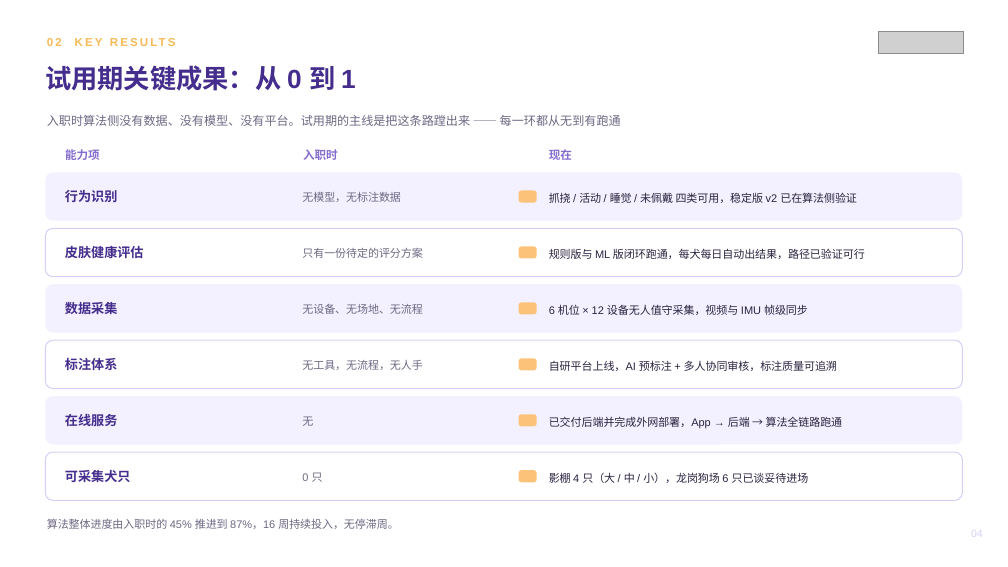
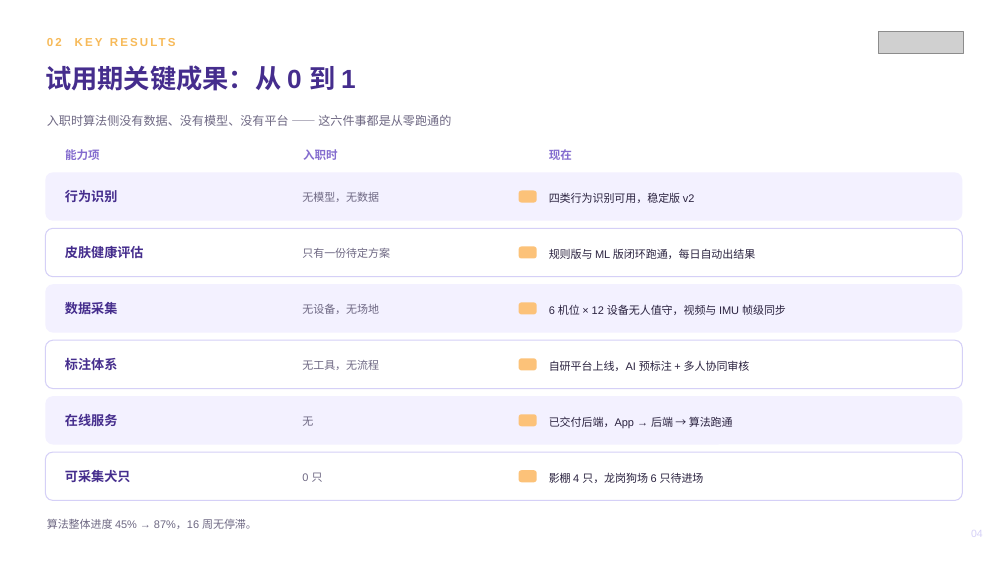
Before and after one commit to zhuyetuo/workplace_soft_skills, a slide deck: slide 4 of 转正述职/转正述职报告-朱业拓.pptx. Drawn at 1008x567 pixels with LibreOffice and Linux fonts; fonts in the diff are those of the drawing; grey boxes stand for pictures. Boxes give left, top, right and bottom in pixels: in the first picture for what was removed or moved away, otherwise in the second. Text is boxed around its words. In the diff, an @@ line names an element or a change of style, - is before the commit and + after.

```diff
--- a/转正述职/转正述职报告-朱业拓.pptx
+++ b/转正述职/转正述职报告-朱业拓.pptx
@@ text at box(47, 115, 451, 126): text changed @@
-入职时算法侧没有数据、没有模型、没有平台。试用期的主线是把这条路蹚出来 —— 每一环都从无到有跑通
+入职时算法侧没有数据、没有模型、没有平台 —— 这六件事都是从零跑通的
@@ text at box(302, 192, 379, 202): text changed @@
-无模型，无标注数据
+无模型，无数据
@@ text at box(549, 192, 695, 203): text changed @@
-抓挠 / 活动 / 睡觉 / 未佩戴 四类可用，稳定版 v2 已在算法侧验证
+四类行为识别可用，稳定版 v2
@@ text at box(302, 248, 390, 258): text changed @@
-只有一份待定的评分方案
+只有一份待定方案
@@ text at box(549, 248, 755, 259): text changed @@
-规则版与 ML 版闭环跑通，每犬每日自动出结果，路径已验证可行
+规则版与 ML 版闭环跑通，每日自动出结果
@@ text at box(302, 304, 379, 314): text changed @@
-无设备、无场地、无流程
+无设备，无场地
@@ text at box(549, 304, 786, 315): text changed @@
-6 机位 × 12 设备无人值守采集，视频与 IMU 帧级同步
+6 机位 × 12 设备无人值守，视频与 IMU 帧级同步
@@ text at box(302, 360, 379, 370): text changed @@
-无工具，无流程，无人手
+无工具，无流程
@@ text at box(549, 360, 750, 371): text changed @@
-自研平台上线，AI 预标注 + 多人协同审核，标注质量可追溯
+自研平台上线，AI 预标注 + 多人协同审核
@@ text at box(549, 416, 733, 428): text changed @@
-已交付后端并完成外网部署，App → 后端 → 算法全链路跑通
+已交付后端，App → 后端 → 算法跑通
@@ text at box(549, 472, 704, 483): text changed @@
-影棚 4 只（大 / 中 / 小），龙岗狗场 6 只已谈妥待进场
+影棚 4 只，龙岗狗场 6 只待进场
@@ text at box(47, 519, 257, 529): text changed @@
-算法整体进度由入职时的 45% 推进到 87%，16 周持续投入，无停滞周。
+算法整体进度 45% → 87%，16 周无停滞。
```
Also in this commit, not shown: 9 other slides changed, 1 other file.
